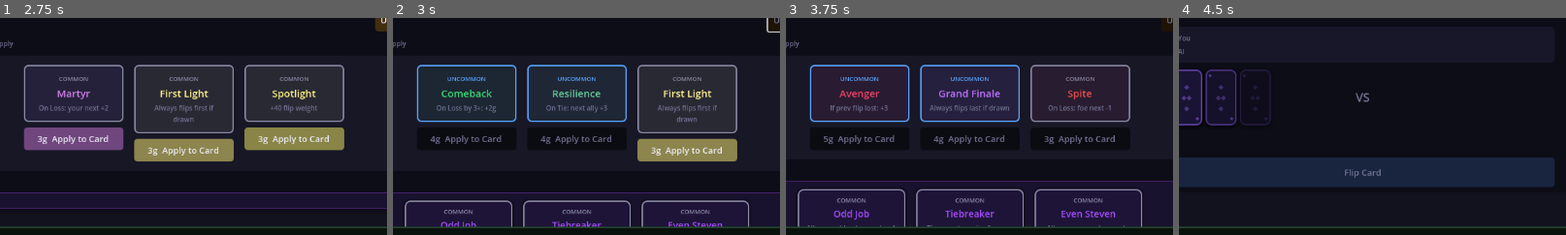
Above: before the commit, frames 1-4 (left to right).
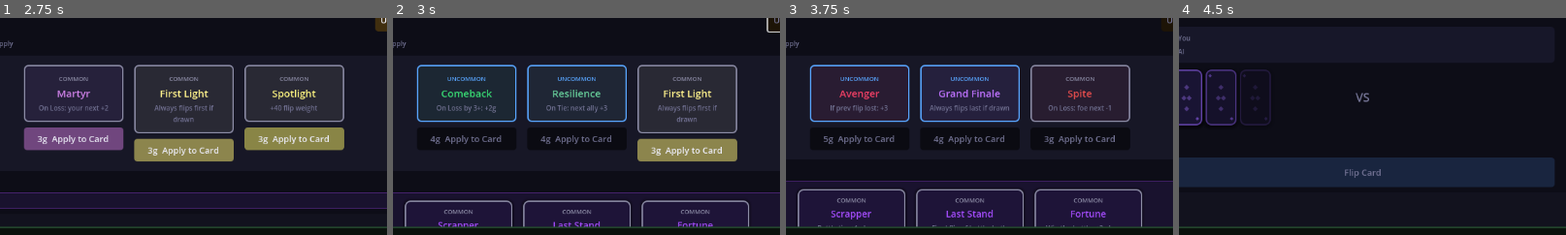
Above: after the commit, the same moments.

Repository: Idosiloni/pileup
Game: Godot game, scene res://scenes/Main.tscn
Two runs of this game, one before a commit and one after it. Both use one fixed random seed, a clock stepped at 60 frames per second and the inputs below.
Inputs:
- Up to frame 1 (2.75 s): click "New Run" at 0.5 s; click "New Run" at 1.25 s; click "Choose" at 2 s
- Up to frame 2 (3 s): click "Upgrade Shop 4g" at 2.75 s
- Up to frame 3 (3.75 s): click "Reroll 1g" at 3.5 s
- Up to frame 4 (4.5 s): click "⚔ Battle" at 4.25 s
The pictures show only the part of the screen within x 26-76%, y 21-71%; the shares and areas given below are measured in that part.

Frame 1 is identical in both runs. In frame 2, 0.6% of the frame differs, in the area x 11-86%, y 93-97%; in frame 3, 0.9%, in the area x 5-88%, y 88-97%; in frame 4, nothing differs.

Commit message:
Add more jokers: long_haul, truncate, boost, mud_pit, rolling_stone, old_soul
long_haul: 7 flips; truncate: cap effective values at 7; boost: floor at 4;
mud_pit: lose battle gains +5g; rolling_stone: consecutive wins grow lowest card +2;
old_soul: all cards +1 at round 6 and 9 milestones.

Also tracks win_streak in run_state for rolling_stone, and wires mud_pit
through joker_gold_bonus_on_loss in BattleEngine.

Co-Authored-By: Claude Sonnet 4.6 <noreply@anthropic.com>

Diff:
--- a/godot/scripts/engine/BattleEngine.gd
+++ b/godot/scripts/engine/BattleEngine.gd
@@ -145,6 +145,14 @@
 		left_eff  = joker_eff["left_eff"]
 		right_eff = joker_eff["right_eff"]
 
+		# ── Truncate / Boost: clamp effective values ──────────────────────────
+		if joker_ids.has("truncate"):
+			left_eff  = mini(left_eff,  7)
+			right_eff = mini(right_eff, 7)
+		if joker_ids.has("boost"):
+			left_eff  = maxi(left_eff,  4)
+			right_eff = maxi(right_eff, 4)
+
 		var flip = resolve_flip(left_card, right_card, left_eff, right_eff)
 
 		# ── Pierce ───────────────────────────────────────────────────────────
@@ -210,6 +218,8 @@
 		joker_gold_bonus += Jokers.joker_gold_bonus_on_big_win(joker_ids, margin)
 	elif winner == "tie":
 		joker_gold_bonus = Jokers.joker_gold_bonus_on_tie(joker_ids)
+	elif winner == "right":
+		joker_gold_bonus = Jokers.joker_gold_bonus_on_loss(joker_ids)
 
 	# Chain Lightning: 3 consecutive left-wins → +2 extra HP damage
 	var chain_lightning_bonus = 0
--- a/godot/scripts/engine/Jokers.gd
+++ b/godot/scripts/engine/Jokers.gd
@@ -26,14 +26,21 @@
 	"time_warp":       {"id": "time_warp",       "name": "Time Warp",       "description": "You flip 6 cards instead of 5.",            "cost": 8, "rarity": "rare"},
 	"chain_lightning": {"id": "chain_lightning", "name": "Chain Lightning", "description": "Win 3 flips in a row: +2 extra HP damage.", "cost": 8, "rarity": "rare"},
 	"speed_demon":     {"id": "speed_demon",     "name": "Speed Demon",     "description": "Battles last 3 flips instead of 5.",        "cost": 8, "rarity": "rare"},
+	"long_haul":       {"id": "long_haul",       "name": "Long Haul",       "description": "Battles last 7 flips instead of 5.",        "cost": 8, "rarity": "rare"},
+	"truncate":        {"id": "truncate",        "name": "Truncate",        "description": "All cards count as value 7 max.",            "cost": 8, "rarity": "rare"},
+	"boost":           {"id": "boost",           "name": "Boost",           "description": "All cards count as value 4 minimum.",       "cost": 8, "rarity": "rare"},
+	"old_soul":        {"id": "old_soul",        "name": "Old Soul",        "description": "All cards +1 after round 5, +1 after round 8.", "cost": 7, "rarity": "rare"},
 	# ── Common (5g) extra ─────────────────────────────────────────────────────
 	"compound_card":   {"id": "compound_card",   "name": "Compound Card",   "description": "After each battle: a random card gains +1 value.", "cost": 5, "rarity": "common"},
+	"mud_pit":         {"id": "mud_pit",         "name": "Mud Pit",         "description": "If you lose a battle: +5g next shop.",      "cost": 5, "rarity": "common"},
+	# ── Uncommon (6g) extra ───────────────────────────────────────────────────
+	"rolling_stone":   {"id": "rolling_stone",   "name": "Rolling Stone",   "description": "Each consecutive win: lowest card +2.",     "cost": 6, "rarity": "uncommon"},
 }
 
 const JOKER_POOL_BY_RARITY = {
-	"common":   ["fortune", "ironclad", "tiebreaker", "odd_job", "even_steven", "scrapper", "last_stand", "compound_card"],
-	"uncommon": ["underdog", "streak", "doubler", "pyromancer", "hoarder", "balance", "opportunist", "momentum", "lowball"],
-	"rare":     ["sniper", "gambler", "colossus", "time_warp", "chain_lightning", "speed_demon"]
+	"common":   ["fortune", "ironclad", "tiebreaker", "odd_job", "even_steven", "scrapper", "last_stand", "compound_card", "mud_pit"],
+	"uncommon": ["underdog", "streak", "doubler", "pyromancer", "hoarder", "balance", "opportunist", "momentum", "lowball", "rolling_stone"],
+	"rare":     ["sniper", "gambler", "colossus", "time_warp", "chain_lightning", "speed_demon", "long_haul", "truncate", "boost", "old_soul"]
 }
 
 # ── pre-flip joker effects ────────────────────────────────────────────────────
@@ -104,7 +111,14 @@
 		if jid == "gambler":     override = (4 if override < 0 else min(override, 4))
 		if jid == "time_warp":   override = (6 if override < 0 else max(override, 6))
 		if jid == "speed_demon": override = (3 if override < 0 else min(override, 3))
+		if jid == "long_haul":   override = (7 if override < 0 else max(override, 7))
 	return override
+
+func joker_gold_bonus_on_loss(joker_ids: Array) -> int:
+	var bonus = 0
+	for jid in joker_ids:
+		if jid == "mud_pit": bonus += 5
+	return bonus
 
 # ── highest/lowest anchor helpers ─────────────────────────────────────────────
 func sniper_anchor_id(pile: Dictionary) -> String:
--- a/godot/scripts/engine/RunEngine.gd
+++ b/godot/scripts/engine/RunEngine.gd
@@ -28,7 +28,8 @@
 		"player_pile":         Cards.make_starter_pile("player"),
 		"phase":               "shop",
 		"shop_level":          1,
-		"sells_used_this_shop": 0
+		"sells_used_this_shop": 0,
+		"win_streak":          0
 	}
 
 func apply_starting_perk(run: Dictionary, perk_id: String) -> Dictionary:
@@ -152,13 +153,19 @@
 
 	var perk_gold_bonus = 2 if run.get("perk") == "merchant" else 0
 	var new_run = run.duplicate(true)
-	new_run["round"]                = run["round"] + 1
+	var new_round  = run["round"] + 1
+	var win_streak = run.get("win_streak", 0)
+	if result["winner"] == "player": win_streak += 1
+	else:                            win_streak  = 0
+
+	new_run["round"]                = new_round
 	new_run["gold"]                 = STARTING_GOLD + result.get("gold_bonus", 0) + perk_gold_bonus
 	new_run["player_hp"]            = new_player_hp
 	new_run["ai_hp"]                = new_ai_hp
 	new_run["phase"]                = phase
 	new_run["shop_level"]           = run.get("shop_level", 1)
 	new_run["sells_used_this_shop"] = 0
+	new_run["win_streak"]           = win_streak
 
 	# ── Late Bloomer: +1 value per battle (max 5 stacks) ─────────────────────
 	var grown_cards = []
@@ -183,4 +190,25 @@
 		cc_cards[idx] = nc
 		new_run["player_pile"]["cards"] = cc_cards
 
-	return new_run
+	# ── Rolling Stone: consecutive wins → lowest card +2 ──────────────────
+	if run.get("jokers", []).has("rolling_stone") and result["winner"] == "player" and win_streak > 0:
+		var rs_cards   = new_run["player_pile"]["cards"].duplicate(true)
+		var lowest_idx = 0
+		for i in range(1, rs_cards.size()):
+			if rs_cards[i]["value"] < rs_cards[lowest_idx]["value"]:
+				lowest_idx = i
+		var nc = rs_cards[lowest_idx].duplicate(true)
+		nc["value"]      = nc["value"] + 2
+		rs_cards[lowest_idx] = nc
+		new_run["player_pile"]["cards"] = rs_cards
+
+	# ── Old Soul: +1 to all cards at the start of round 6 and round 9 ────
+	if run.get("jokers", []).has("old_soul") and (new_round == 6 or new_round == 9):
+		var os_cards = new_run["player_pile"]["cards"].duplicate(true)
+		for i in range(os_cards.size()):
+			var nc  = os_cards[i].duplicate(true)
+			nc["value"] = nc["value"] + 1
+			os_cards[i] = nc
+		new_run["player_pile"]["cards"] = os_cards
+
+	return new_run
